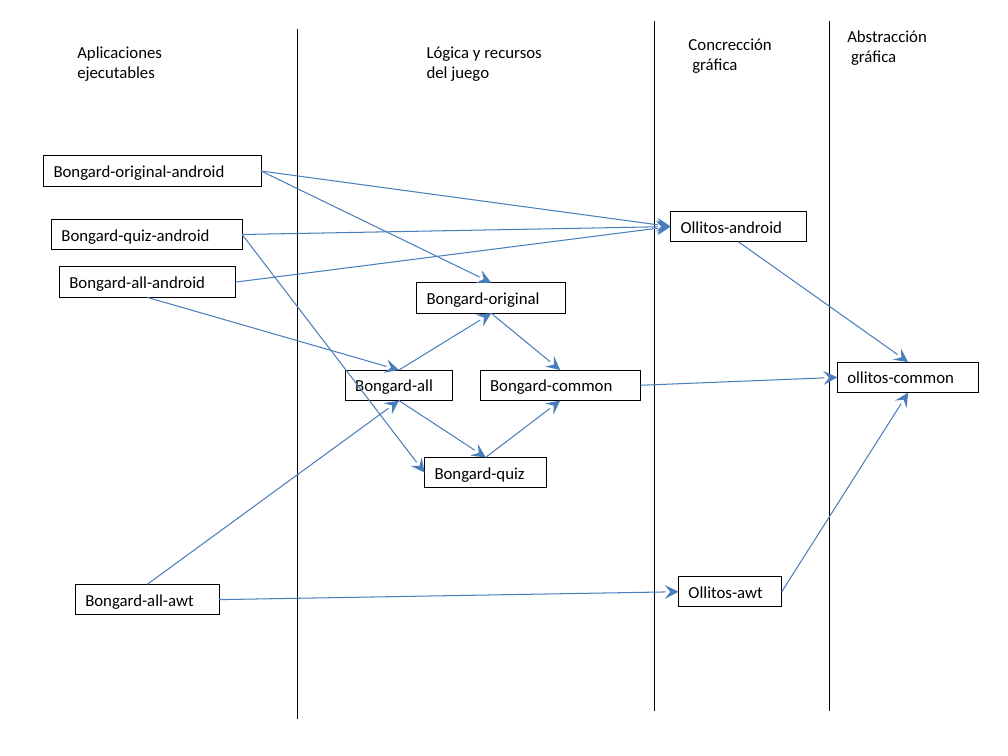
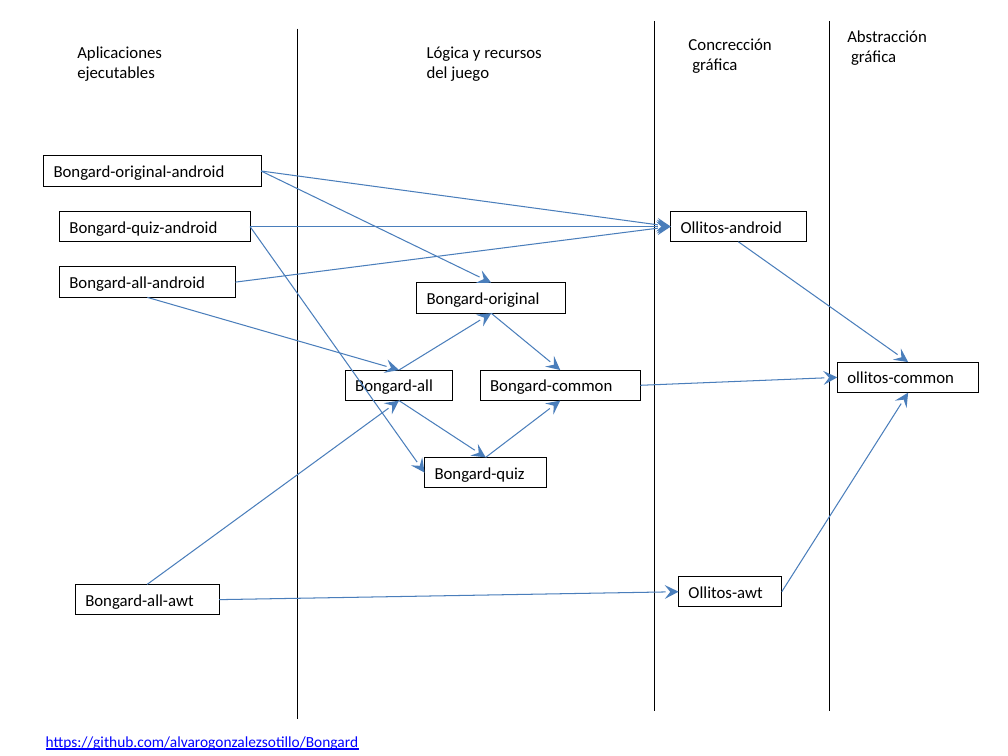
Before and after one commit to alvarogonzalezsotillo/Bongard, a slide deck: slide 1 of README.pptx. Drawn at 1008x756 pixels with LibreOffice and Linux fonts; fonts in the diff are those of the drawing. Boxes give left, top, right and bottom in pixels: in the first picture for what was removed or moved away, otherwise in the second. Text is boxed around its words. In the diff, an @@ line names an element or a change of style, - is before the commit and + after.

Commit message:
Some graphics

```diff
--- a/README.pptx
+++ b/README.pptx
@@ rectangle "Bongard-quiz-android" moved from (x1=51, y1=220, x2=242, y2=250) to (x1=59, y1=212, x2=250, y2=242) @@
@@ arrow moved from (242, 235) - (670, 227) to (250, 227) - (670, 227) @@
@@ arrow moved from (242, 235) - (424, 473) to (250, 227) - (424, 473) @@
@@ text added at (x1=46, y1=736, x2=359, y2=750), 11 pt, text #0000FF, underline @@
+https://github.com/alvarogonzalezsotillo/Bongard
```
